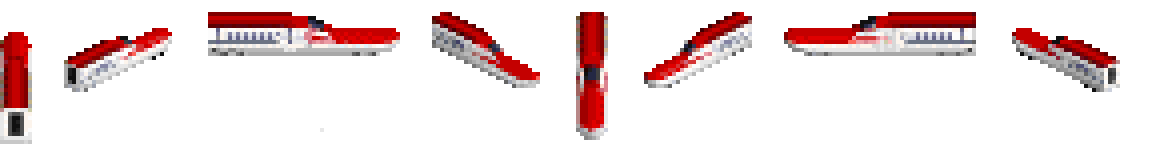
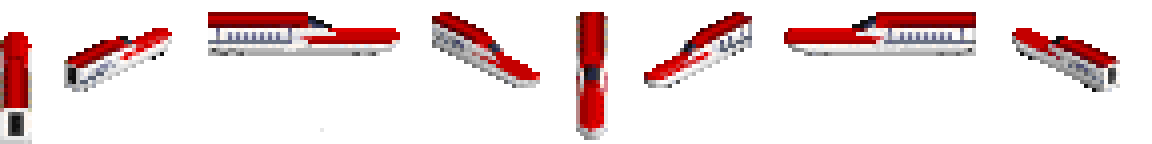
Layers edited between the first and the second 1152px x 144px image:
painted on "touchup" over [80, 12, 912, 88]
painted on "1x v2" over [128, 24, 904, 56]
